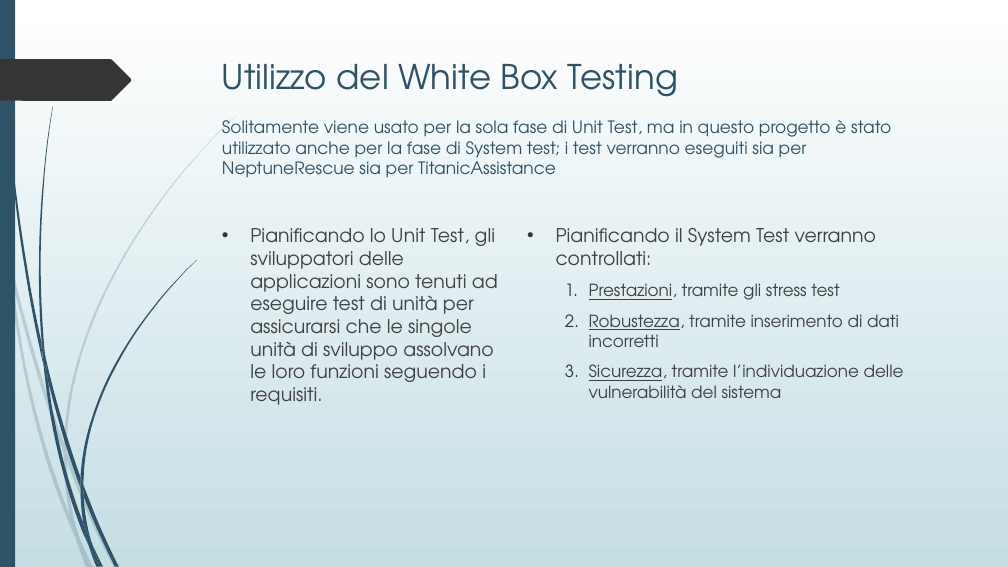
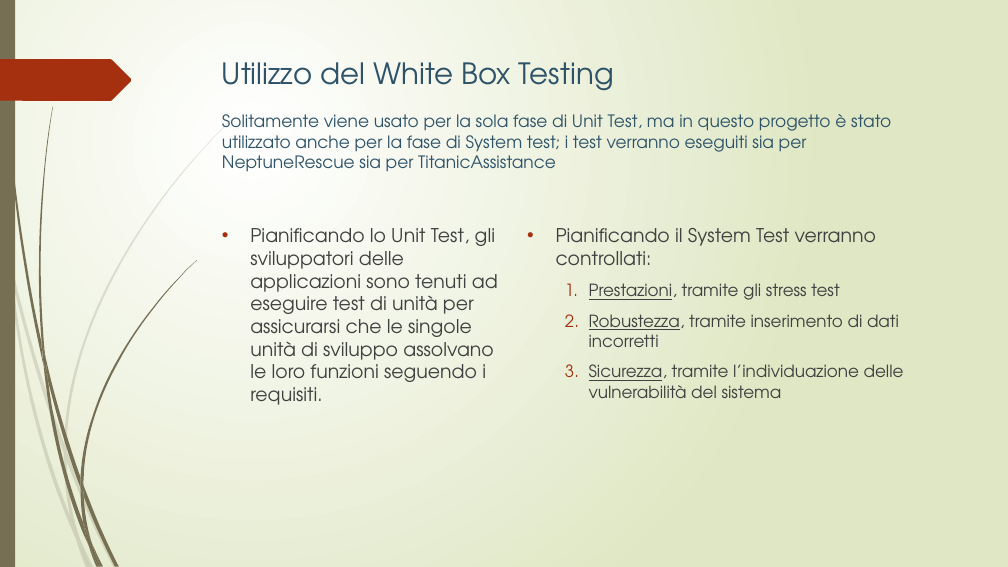
Before and after one commit to lpleo/Ingegneria_Software_2014, a slide deck: slide 15 of Slide/Slide Sparta.pptx (slide 14 before the commit). Drawn at 1008x567 pixels with LibreOffice and Linux fonts; fonts in the diff are those of the drawing. Boxes give left, top, right and bottom in pixels: in the first picture for what was removed or moved away, otherwise in the second. Text is boxed around its words. In the diff, an @@ line names an element or a change of style, - is before the commit and + after.

```diff
--- a/Slide/Slide Sparta.pptx
+++ b/Slide/Slide Sparta.pptx
@@ background gradient #FFFFFF to #C5DEE5 to gradient #FFFFFF to #DFE8C4 @@
@@ freeform shape at (x1=2, y1=0, x2=43, y2=364): fill #2E5369 to #766F54; outline redrawn @@
@@ freeform shape at (x1=0, y1=59, x2=132, y2=101): fill #353535 to #A53010 @@
@@ title "Utilizzo del White Box Testing ..." at (x1=222, y1=62, x2=891, y2=172): size 32.4 to 27.9 pt in "Utilizzo del White Box Testing" @@
@@ fill #2E5369 to #766F54 in 12 elements at (x1=45, y1=357, x2=80, y2=488), (x1=83, y1=485, x2=119, y2=566), (x1=43, y1=361, x2=88, y2=546), (x1=92, y1=544, x2=104, y2=567), (x1=42, y1=340, x2=48, y2=382), (x1=80, y1=260, x2=197, y2=485), (x1=88, y1=546, x2=98, y2=567), (x1=80, y1=488, x2=91, y2=544), (x1=80, y1=477, x2=83, y2=496), (x1=83, y1=523, x2=101, y2=566), (x1=0, y1=0, x2=15, y2=567), (x1=39, y1=107, x2=53, y2=357) @@
@@ text "Pianificando lo Unit Test, gli ..." at (x1=250, y1=228, x2=498, y2=405): bullet colour #353535 to #A53010 @@
@@ text "Pianificando il System Test verranno ..." at (x1=556, y1=228, x2=904, y2=398): bullet colour #353535 to #A53010 @@
@@ fill #2E5369 at 20% opacity to #766F54 at 20% opacity in 10 elements at (x1=0, y1=213, x2=8, y2=265), (x1=11, y1=261, x2=64, y2=453), (x1=67, y1=451, x2=117, y2=567), (x1=79, y1=538, x2=94, y2=567), (x1=8, y1=265, x2=76, y2=540), (x1=64, y1=453, x2=79, y2=538), (x1=64, y1=116, x2=236, y2=451), (x1=76, y1=540, x2=90, y2=567), (x1=64, y1=443, x2=67, y2=461), (x1=70, y1=516, x2=90, y2=567) @@
```
Also in this commit, not shown: 12 other slides changed, 6 slides added, 6 slides removed, 3 other files.
